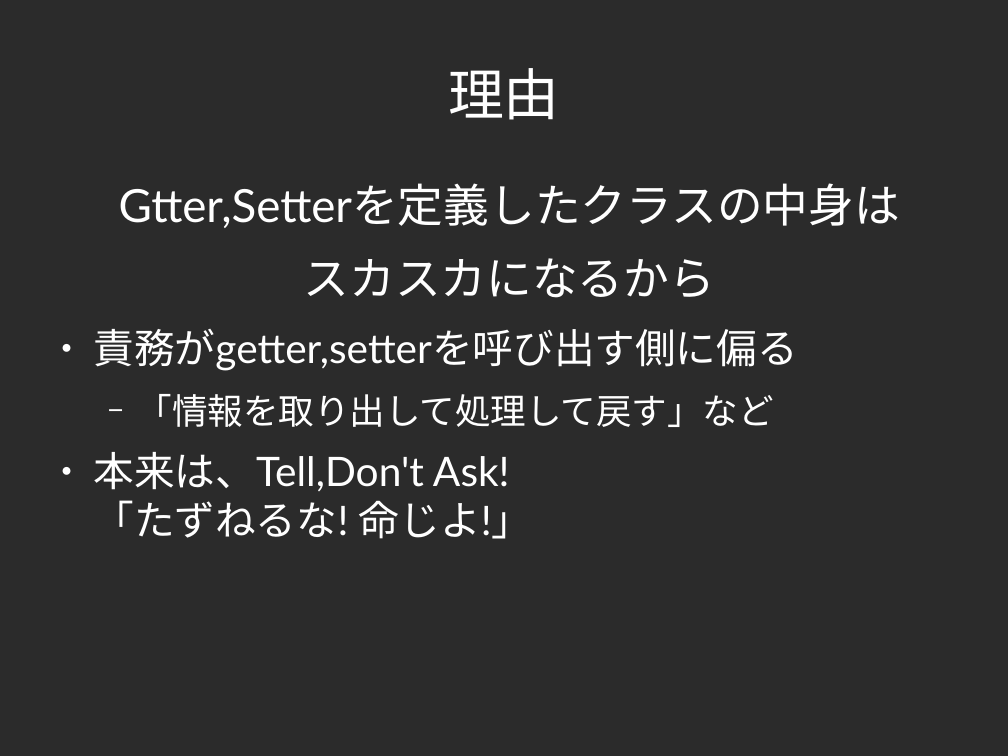
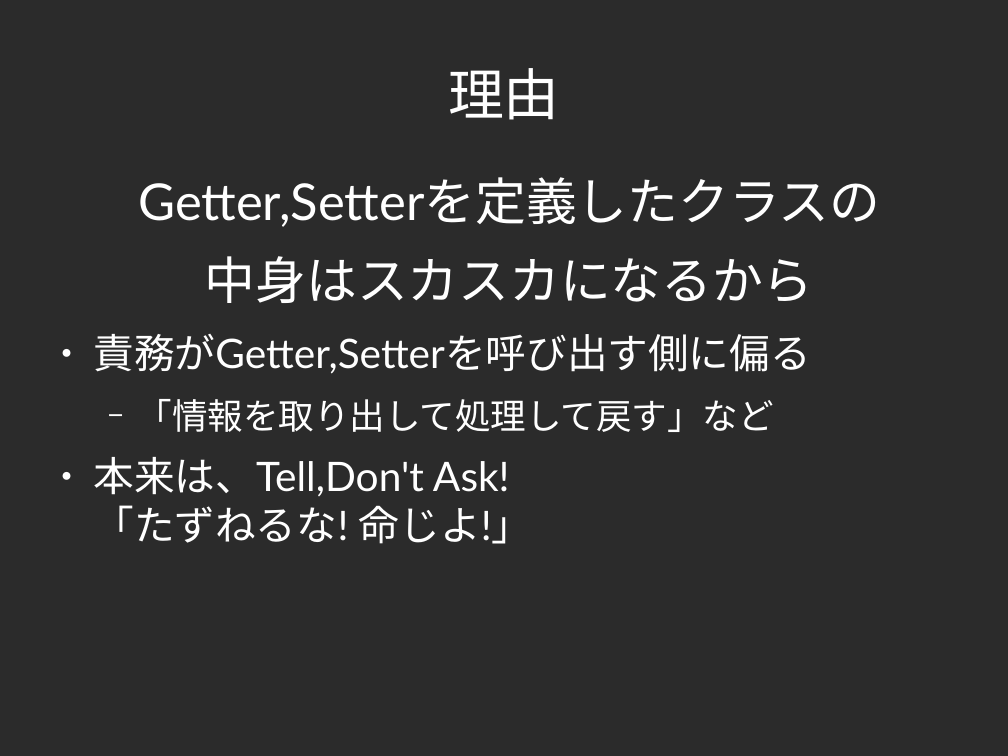
Before and after one commit to yojik/yojik-lib, a slide deck: slide 55 of 2009devsumi/oo_exercise/doc/devsum.odp. Drawn at 1008x756 pixels with LibreOffice and Linux fonts; fonts in the diff are those of the drawing; background and template pictures are left out; a plain dark background stands for a picture behind light text. Boxes give left, top, right and bottom in pixels: in the first picture for what was removed or moved away, otherwise in the second. Text is boxed around its words. In the diff, an @@ line names an element or a change of style, - is before the commit and + after.

```diff
--- a/2009devsumi/oo_exercise/doc/devsum.odp
+++ b/2009devsumi/oo_exercise/doc/devsum.odp
@@ text at (93,177,880,374): text changed; size 36 to 40 pt @@
-Gtter,Setterを定義したクラスの中身は
-スカスカになるから
-● 責務がgetter,setterを呼び出す側に偏る
+Getter,Setterを定義したクラスの
+中身はスカスカになるから
+● 責務がGetter,Setterを呼び出す側に偏る
```
Also in this commit, not shown: 12 other slides changed, 1 slide added, 1 slide removed, 2 other files.
